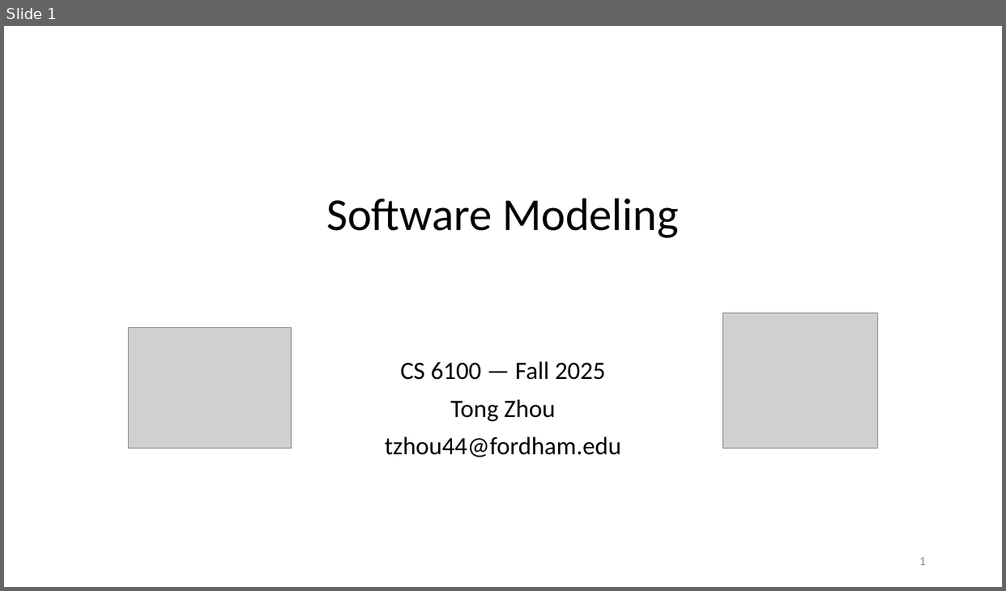
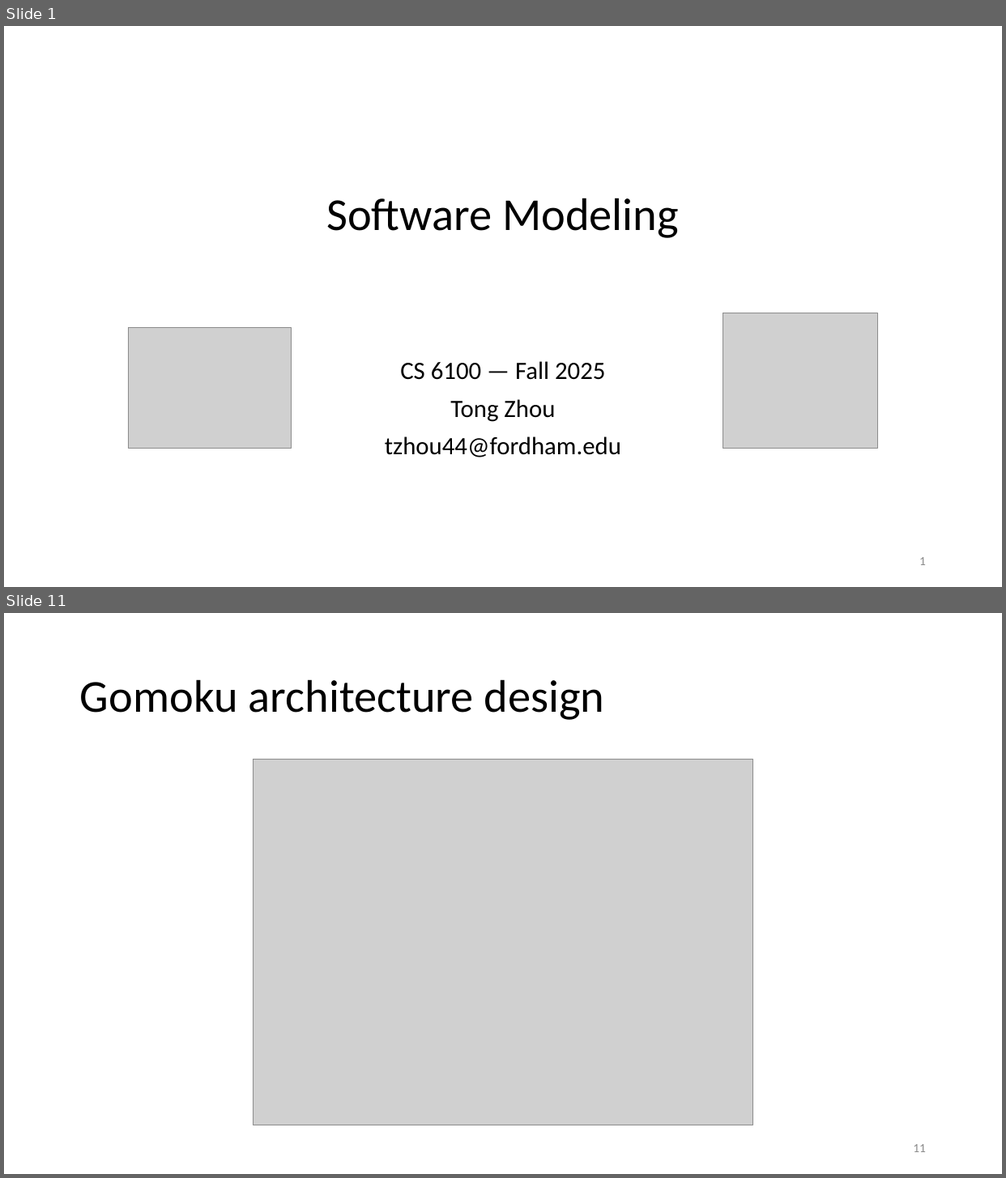
Before and after one commit to tongzhou80/cs6100, a slide deck: slides/Lecture3.pptx. Shown one above the other, each under a label of ours: slide 1 before the commit, slides 1 and 11 after it; the slides between them are not shown. The pictures are 1006x591 and 1006x1178 pixels, drawn with LibreOffice and Linux fonts; fonts in the diff are those of the drawing; grey boxes stand for pictures; background and template pictures are left out. Boxes give left, top, right and bottom in pixels: in the first picture for what was removed or moved away, otherwise in the second. Text is boxed around its words. In the diff, an @@ line names an element or a change of style, - is before the commit and + after.

```diff
--- a/slides/Lecture3.pptx
+++ b/slides/Lecture3.pptx
@@ slide 11 added at (4,613,1002,1174), background #FFFFFF @@
@@ title added at (80,679,605,720), 44 pt, text #000000 @@
+Gomoku architecture design
@@ picture added at (253,760,752,1126) @@
@@ page number added at (913,1144,926,1152), 12 pt, text #8C8C8C @@
+11
```
Also in this commit, not shown: 12 other slides added, 1 slide removed, 3 other files.
